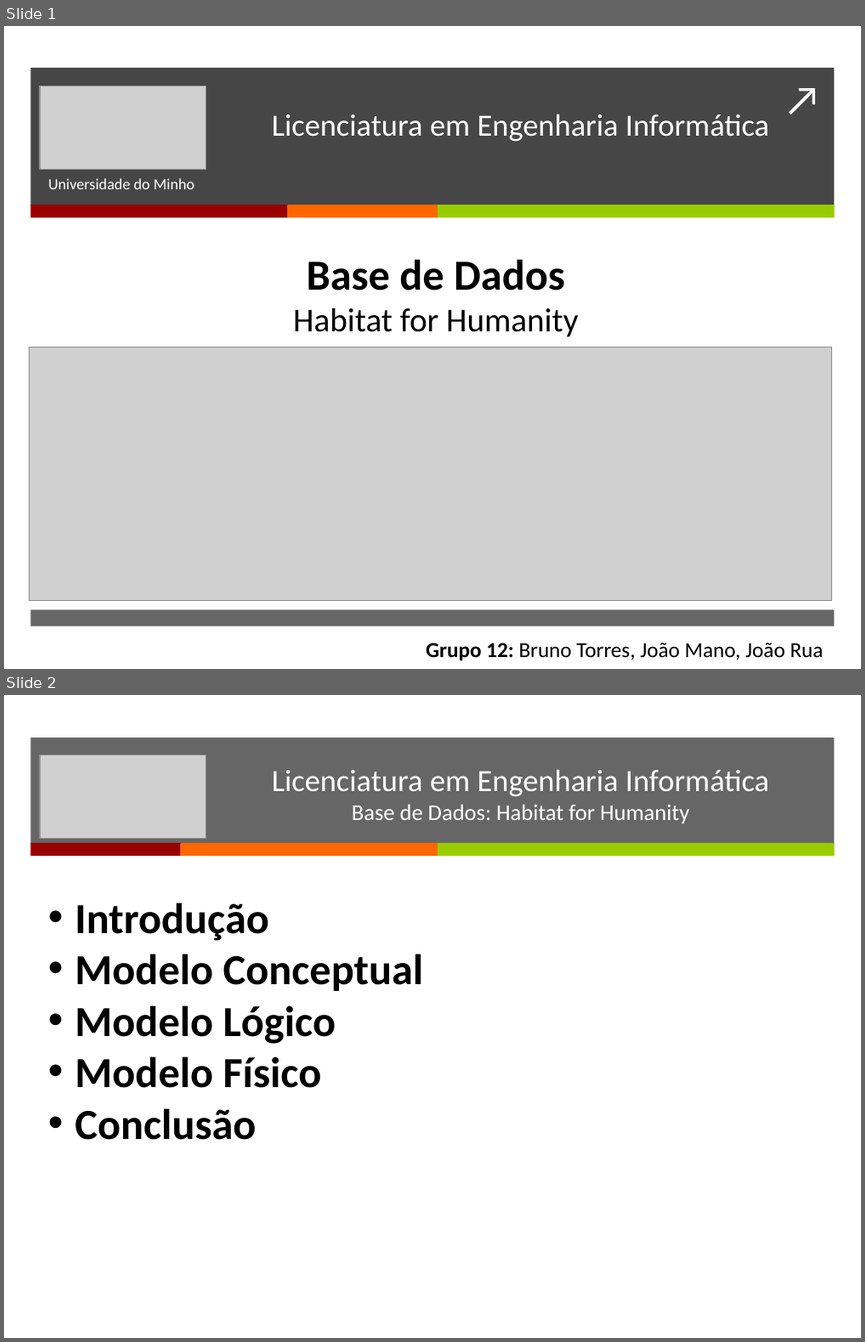
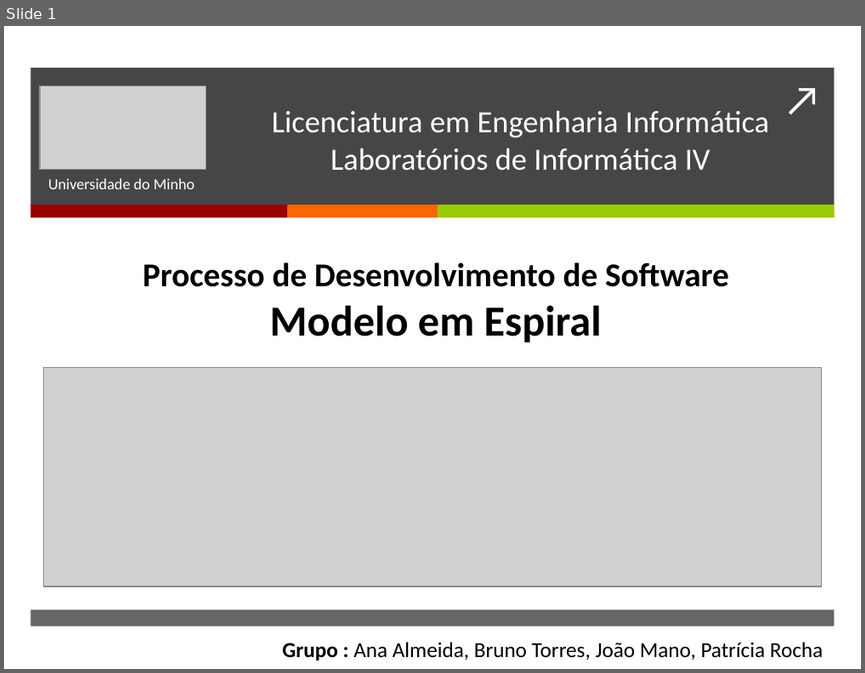
Before and after one commit to BrunoTorres/LI4, a slide deck: Apresentação/Apresentacao.pptx. Shown one above the other, each under a label of ours: slides 1 and 2 before the commit, slide 1 after it. The pictures are 865x1342 and 865x673 pixels, drawn with LibreOffice and Linux fonts; fonts in the diff are those of the drawing; grey boxes stand for pictures. Boxes give left, top, right and bottom in pixels: in the first picture for what was removed or moved away, otherwise in the second. Text is boxed around its words. In the diff, an @@ line names an element or a change of style, - is before the commit and + after.

```diff
--- a/Apresentação/Apresentacao.pptx
+++ b/Apresentação/Apresentacao.pptx
@@ slide 2 removed at [4,695,861,1338], background #FFFFFF @@
@@ rectangle removed at [30,737,834,844] @@
@@ picture removed at [40,755,206,838] @@
@@ text removed at [272,770,769,824] @@
-Licenciatura em Engenharia Informática
-Base de Dados: Habitat for Humanity
@@ rectangle removed at [30,843,181,857] @@
@@ rectangle removed at [181,843,438,857] @@
@@ rectangle removed at [438,843,834,857] @@
@@ text removed at [75,902,424,1140] @@
-• Introdução
-• Modelo Conceptual
-• Modelo Lógico
-• Modelo Físico
-• Conclusão
@@ slide 1 changed as well @@
@@ text at [272,110,769,170]: text changed @@
-Licenciatura em Engenharia Informática
+Licenciatura em Engenharia Informática
+Laboratórios de Informática IV
@@ text at [143,262,729,342]: text changed; bold on @@
-Base de Dados
-Habitat for Humanity
+Processo de Desenvolvimento de Software
+Modelo em Espiral
@@ picture: place and size @@
-picture at [29,346,832,600]
+picture at [43,367,822,586]
@@ text at [282,641,823,660]: text changed @@
-Grupo 12: Bruno Torres, João Mano, João Rua
+Grupo : Ana Almeida, Bruno Torres, João Mano, Patrícia Rocha
```
Also in this commit, not shown: 1 other slide changed, 6 slides added, 9 other slides removed.
